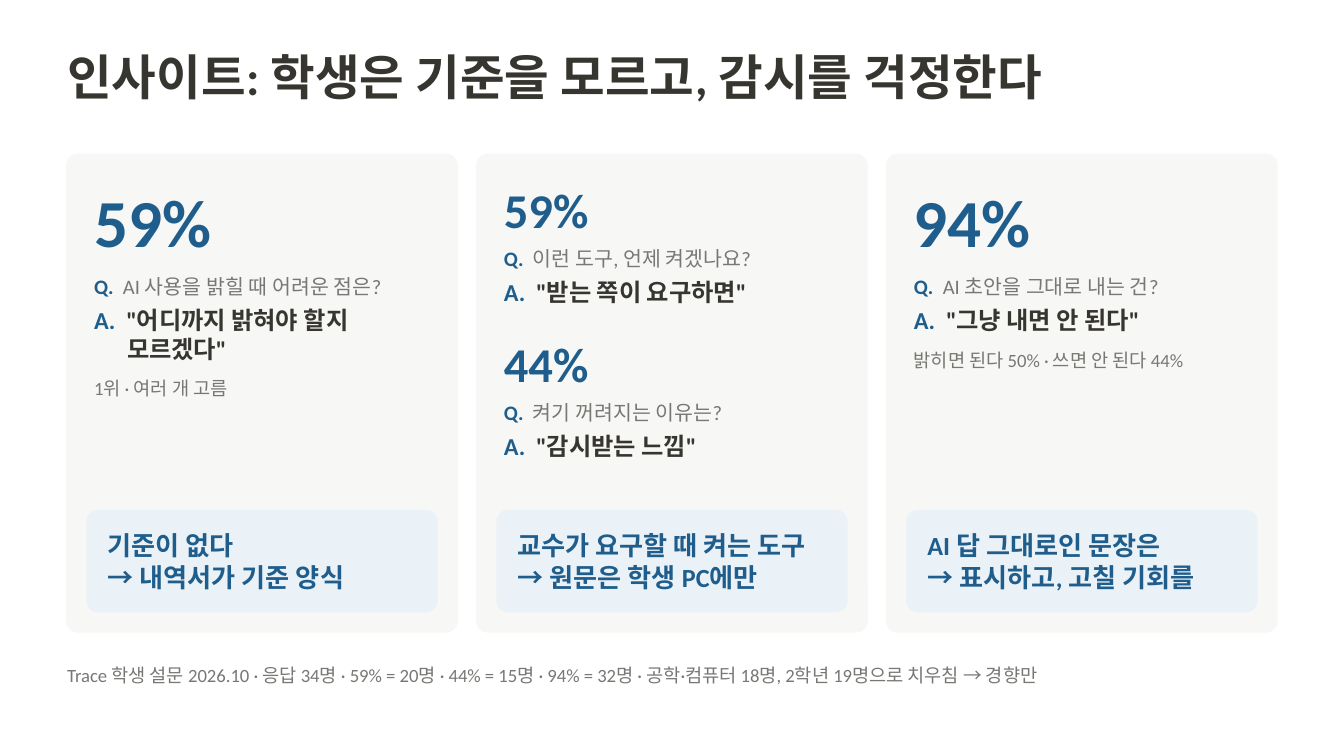
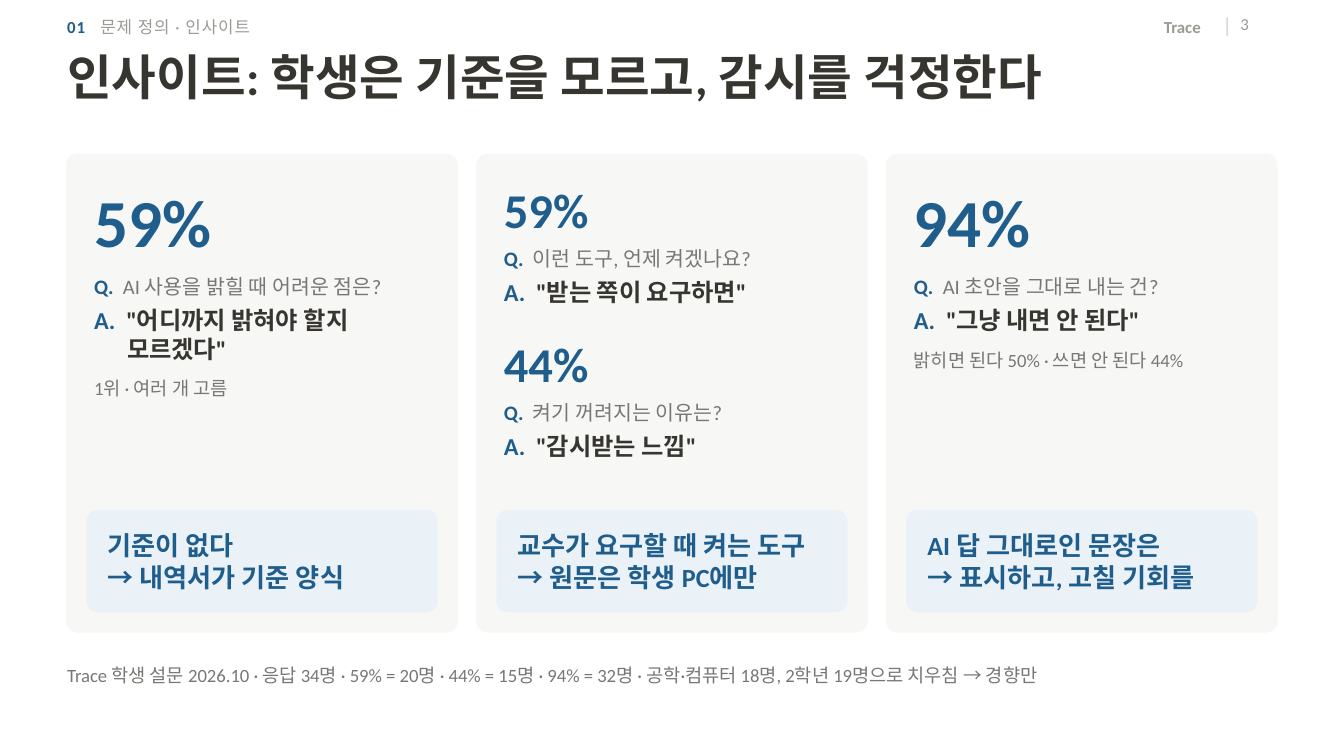
Before and after one commit to 20233014-KYH/trace, a slide deck: slide 3 of deck/중간발표_김용현.pptx. Drawn at 1344x756 pixels with LibreOffice and Linux fonts; fonts in the diff are those of the drawing; background and template pictures are left out. Boxes give left, top, right and bottom in pixels: in the first picture for what was removed or moved away, otherwise in the second. Text is boxed around its words. In the diff, an @@ line names an element or a change of style, - is before the commit and + after.

```diff
--- a/deck/중간발표_김용현.pptx
+++ b/deck/중간발표_김용현.pptx
@@ text added at <box>67,19,250,34</box>, 9 pt, text #9B9A95 @@
+01 문제 정의 · 인사이트
@@ text added at <box>1164,22,1201,33</box>, 9 pt, text #9B9A95, bold @@
+Trace
@@ line added from (1227, 17) to (1227, 36), #D9D8D3 0.75 pt @@
@@ page number added at <box>1240,19,1249,30</box>, 9 pt, text #9B9A95 @@
+3
```
Also in this commit, not shown: 13 other slides changed, 2 other files.
